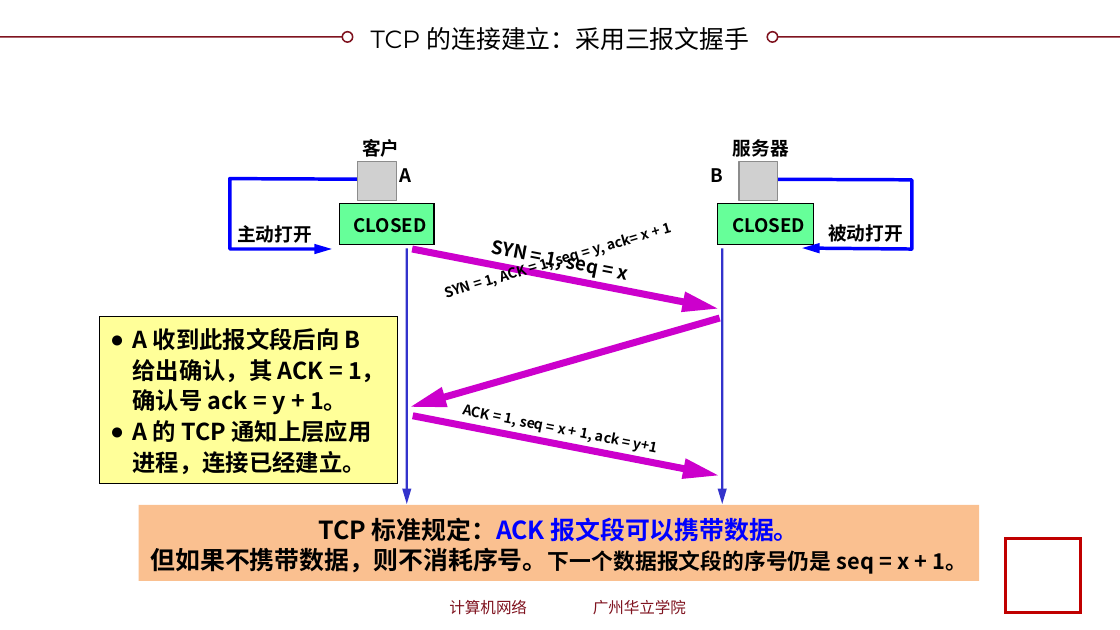
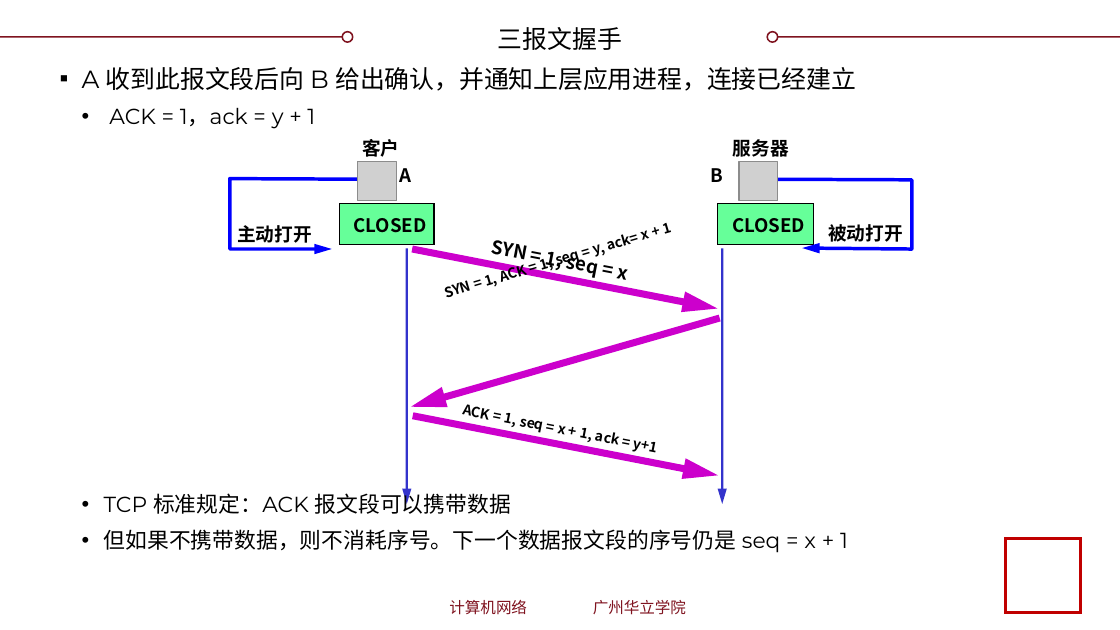
Before and after one commit to glplaman/glplaman.github.io, a slide deck: slide 203 of network/ppt/chap5.pptx. Drawn at 1120x630 pixels with LibreOffice and Linux fonts; fonts in the diff are those of the drawing; grey boxes stand for pictures; background and template pictures are left out. Boxes give left, top, right and bottom in pixels: in the first picture for what was removed or moved away, otherwise in the second. Text is boxed around its words. In the diff, an @@ line names an element or a change of style, - is before the commit and + after.

```diff
--- a/network/ppt/chap5.pptx
+++ b/network/ppt/chap5.pptx
@@ title at (498, 27, 622, 50): text changed @@
-TCP 的连接建立：采用三报文握手
+三报文握手
@@ text added at (82, 67, 856, 553), 14 pt, text #000000 @@
+▪ A 收到此报文段后向 B 给出确认，并通知上层应用进程，连接已经建立
+  • ACK = 1，ack = y + 1
+  • TCP 标准规定：ACK 报文段可以携带数据
+  • 但如果不携带数据，则不消耗序号。下一个数据报文段的序号仍是 seq = x + 1
@@ rectangle removed at (100, 317, 398, 484) @@
-● A 收到此报文段后向 B 给出确认，其 ACK = 1，确认号 ack = y + 1。
-● A 的 TCP 通知上层应用进程，连接已经建立。
@@ rectangle removed at (139, 505, 980, 581) @@
-TCP 标准规定：ACK 报文段可以携带数据。
-但如果不携带数据，则不消耗序号。下一个数据报文段的序号仍是 seq = x + 1。
```
Also in this commit, not shown: 15 other slides changed, 1 slide removed, 3 other files.
